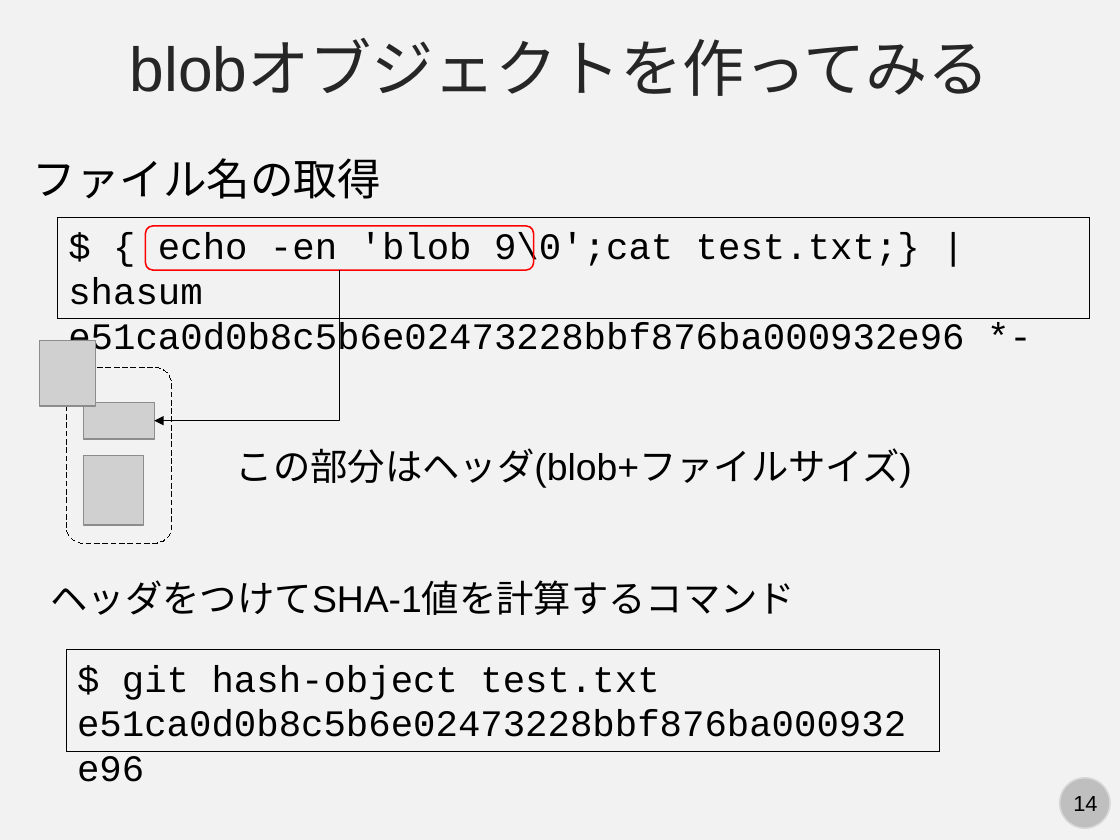
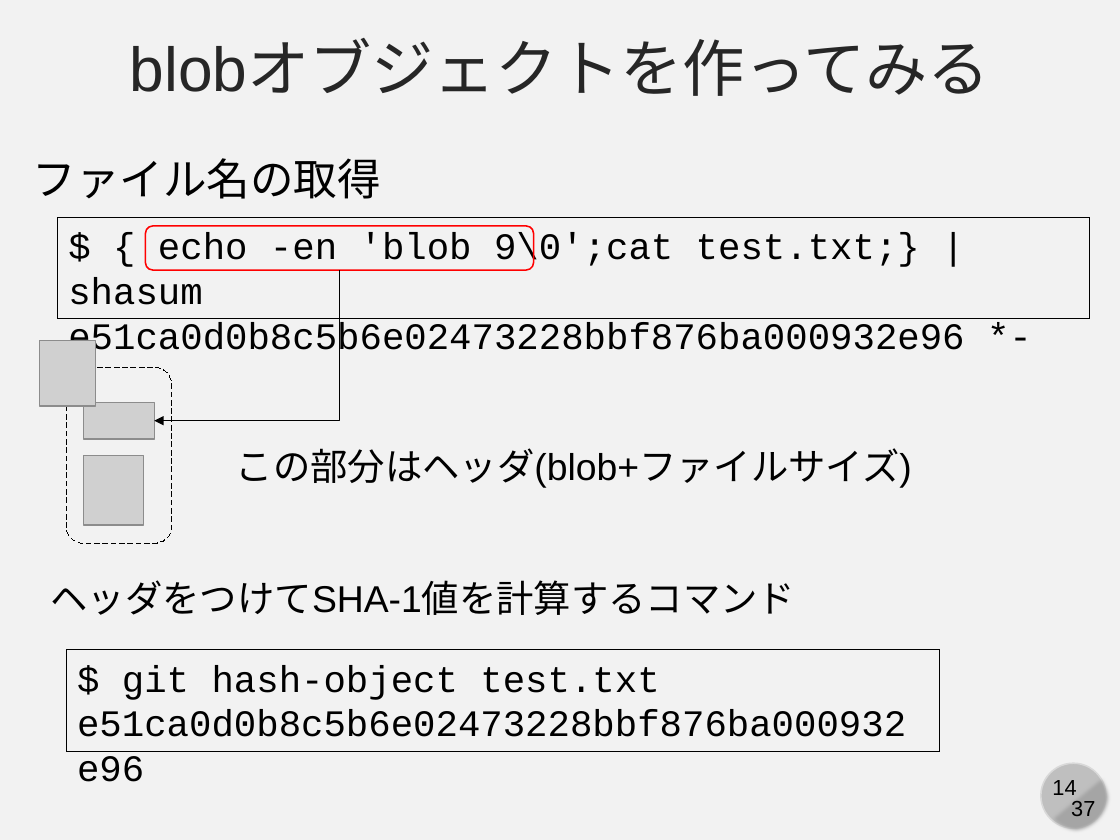
Before and after one commit to kaityo256/github, a slide deck: slide 14 of internals/fig/slide.pptx. Drawn at 1120x840 pixels with LibreOffice and Linux fonts; fonts in the diff are those of the drawing; grey boxes stand for pictures. Boxes give left, top, right and bottom in pixels: in the first picture for what was removed or moved away, otherwise in the second. Text is boxed around its words. In the diff, an @@ line names an element or a change of style, - is before the commit and + after.

```diff
--- a/internals/fig/slide.pptx
+++ b/internals/fig/slide.pptx
@@ page number: place and size @@
-page number at <box>1073,796,1097,811</box>
+page number at <box>1052,780,1076,795</box>
@@ ellipse: place and size @@
-ellipse at <box>1060,778,1110,829</box>
+ellipse at <box>1040,763,1105,828</box>
@@ chord (boxed as its full ellipse) added at <box>1041,762,1112,834</box>, fill #A6A6A6 @@
@@ text added at <box>1071,801,1095,816</box>, 14 pt, text #000000 @@
+37
```
Also in this commit, not shown: 36 other slides changed, 9 other files.
